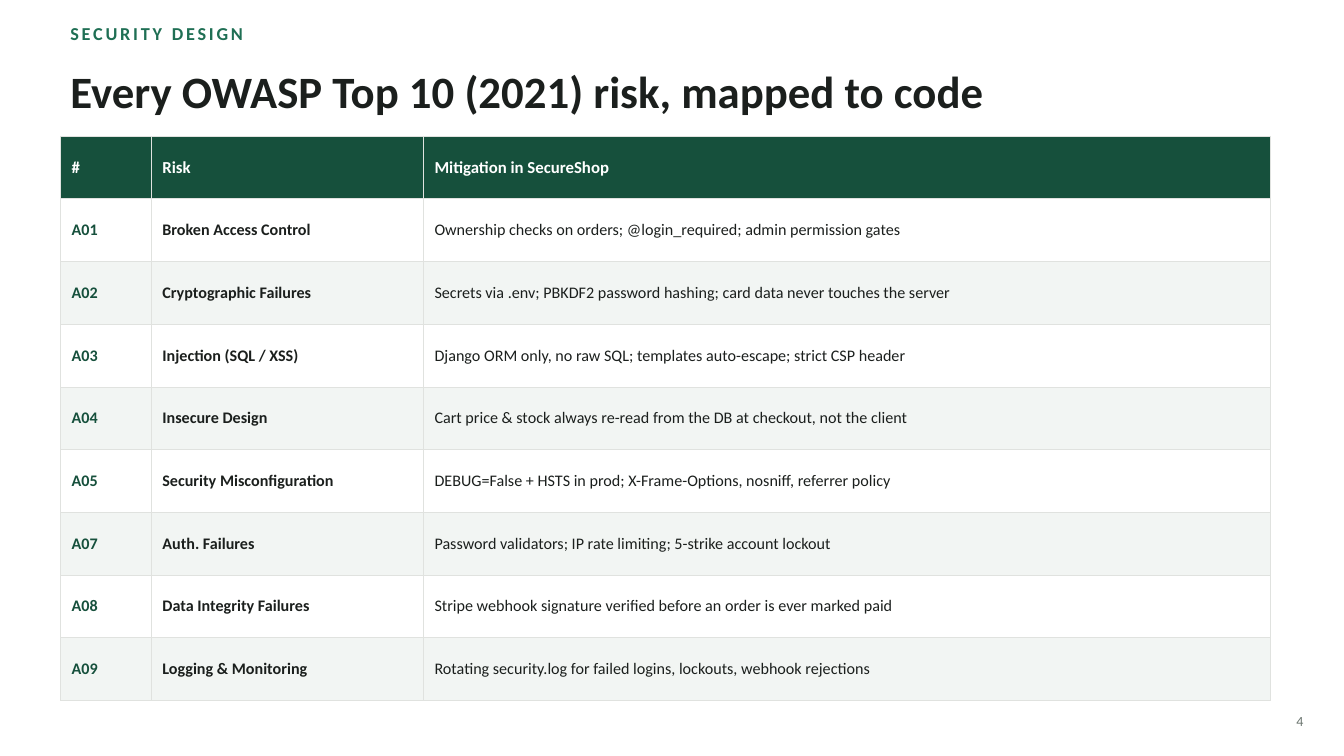
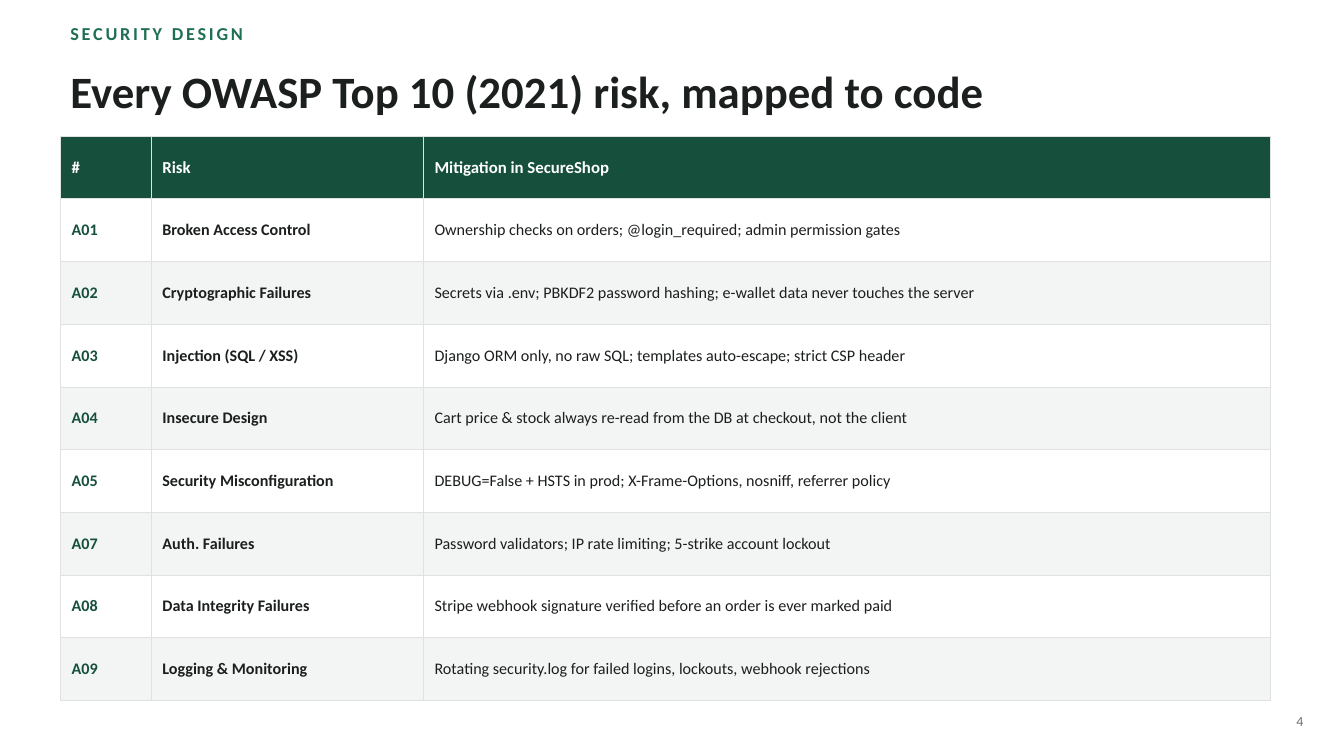
Before and after one commit to geralynabad/secureshop-ecommerce, a slide deck: slide 4 of SecureShop_Presentation.pptx. Drawn at 1344x756 pixels with LibreOffice and Linux fonts; fonts in the diff are those of the drawing. Boxes give left, top, right and bottom in pixels: in the first picture for what was removed or moved away, otherwise in the second. Text is boxed around its words. In the diff, an @@ line names an element or a change of style, - is before the commit and + after.

```diff
--- a/SecureShop_Presentation.pptx
+++ b/SecureShop_Presentation.pptx
@@ table at box(60, 136, 1270, 701) @@
-row 3, column 3: Secrets via .env; PBKDF2 password hashing; card data never touches the server
+row 3, column 3: Secrets via .env; PBKDF2 password hashing; e-wallet data never touches the server
```
Also in this commit, not shown: 6 other slides changed, 1 other file.
